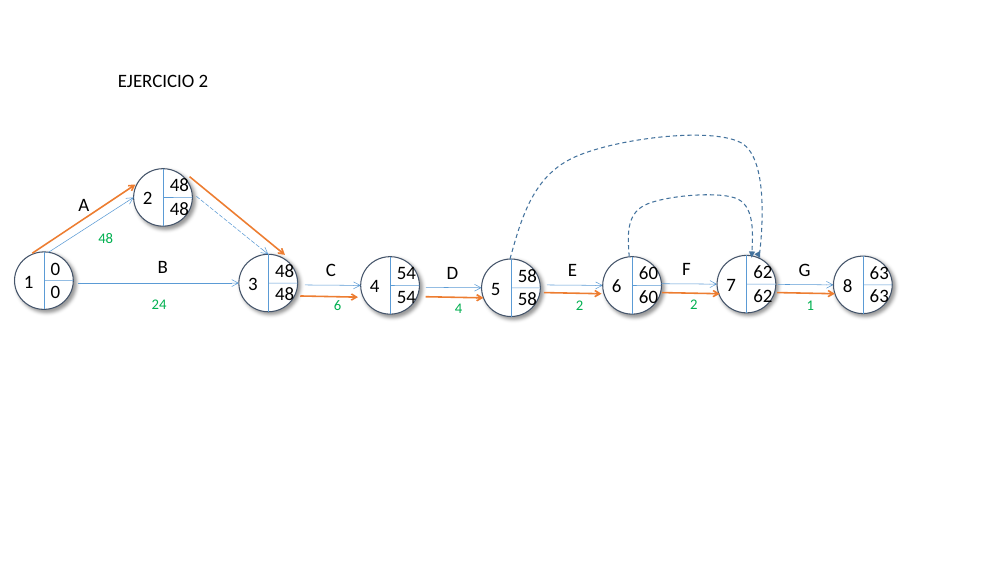
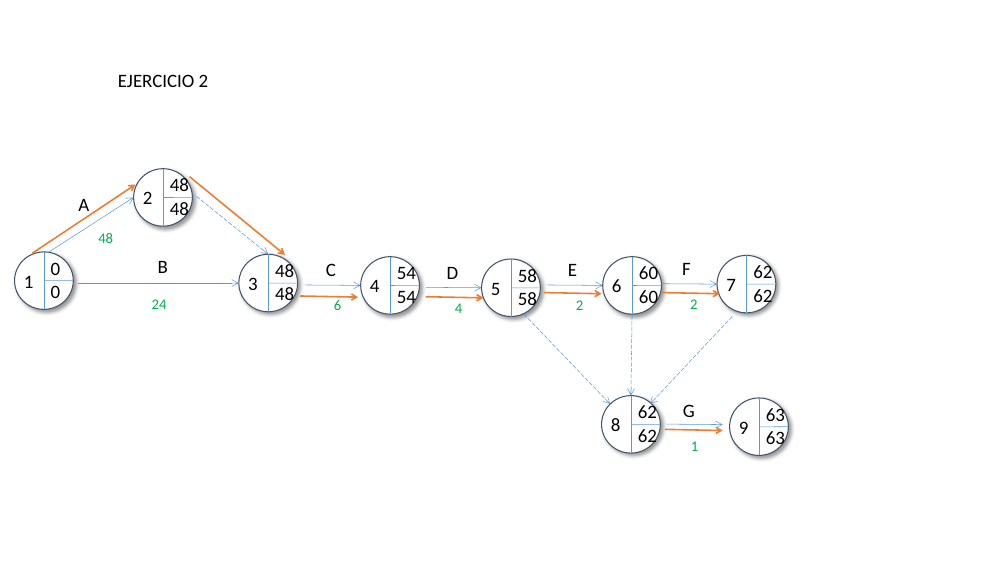
Before and after one commit to miparnisari/modelos2fiuba, a slide deck: slide 3 of tp3-proyectos/Imagenes.pptx. Drawn at 1008x567 pixels with LibreOffice and Linux fonts; fonts in the diff are those of the drawing. Boxes give left, top, right and bottom in pixels: in the first picture for what was removed or moved away, otherwise in the second. Text is boxed around its words. In the diff, an @@ line names an element or a change of style, - is before the commit and + after.

```diff
--- a/tp3-proyectos/Imagenes.pptx
+++ b/tp3-proyectos/Imagenes.pptx
@@ freeform shape removed at [510,135,762,260] @@
@@ freeform shape removed at [628,195,752,258] @@
@@ arrow added from (524, 315) to (610, 404), #5B9BD5 0.5 pt dashed @@
@@ arrow added from (632, 315) to (631, 395), #5B9BD5 0.5 pt dashed @@
@@ arrow added from (733, 317) to (650, 404), #5B9BD5 0.5 pt dashed @@
@@ text "8": place and size @@
-text "8" at [843,279,853,292]
+text "8" at [611,418,621,431]
@@ text "G": place and size @@
-text "G" at [799,263,811,276]
+text "G" at [683,404,695,417]
@@ group added at [602,395,661,453]: 2 lines, 2 texts, 1 ellipse @@
+62
+62
@@ arrow moved from (777, 293) - (835, 294) to (665, 430) - (723, 430) @@
@@ arrow moved from (778, 284) - (833, 285) to (667, 424) - (723, 425) @@
@@ text "1": place and size @@
-text "1" at [807,300,814,310]
+text "1" at [691,441,698,451]
@@ text added at [739,421,749,434], 18 pt, text #000000 @@
+9
@@ 2 texts, 2 lines, 1 ellipse: place and size @@
-2 texts, 2 lines, 1 ellipse at [833,256,892,314]
+2 texts, 2 lines, 1 ellipse at [730,398,789,456]
```
Also in this commit, not shown: 1 other file.
